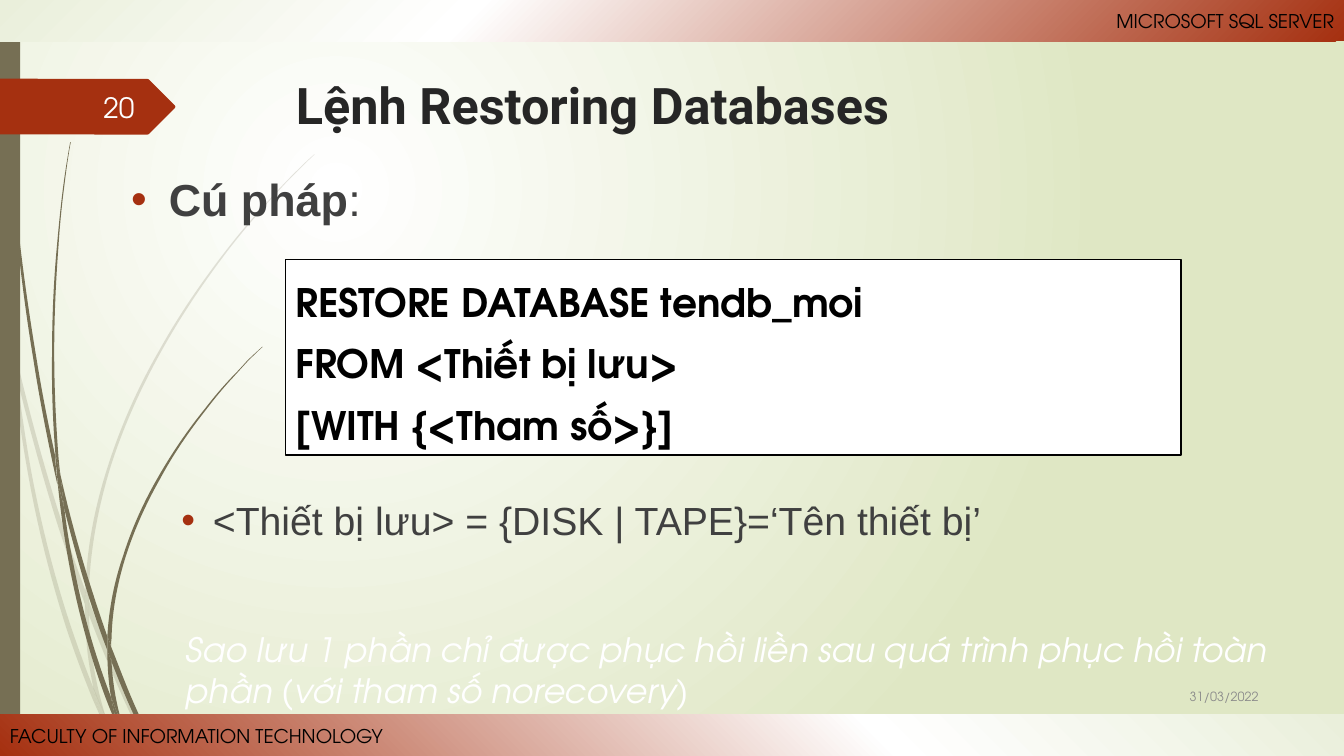
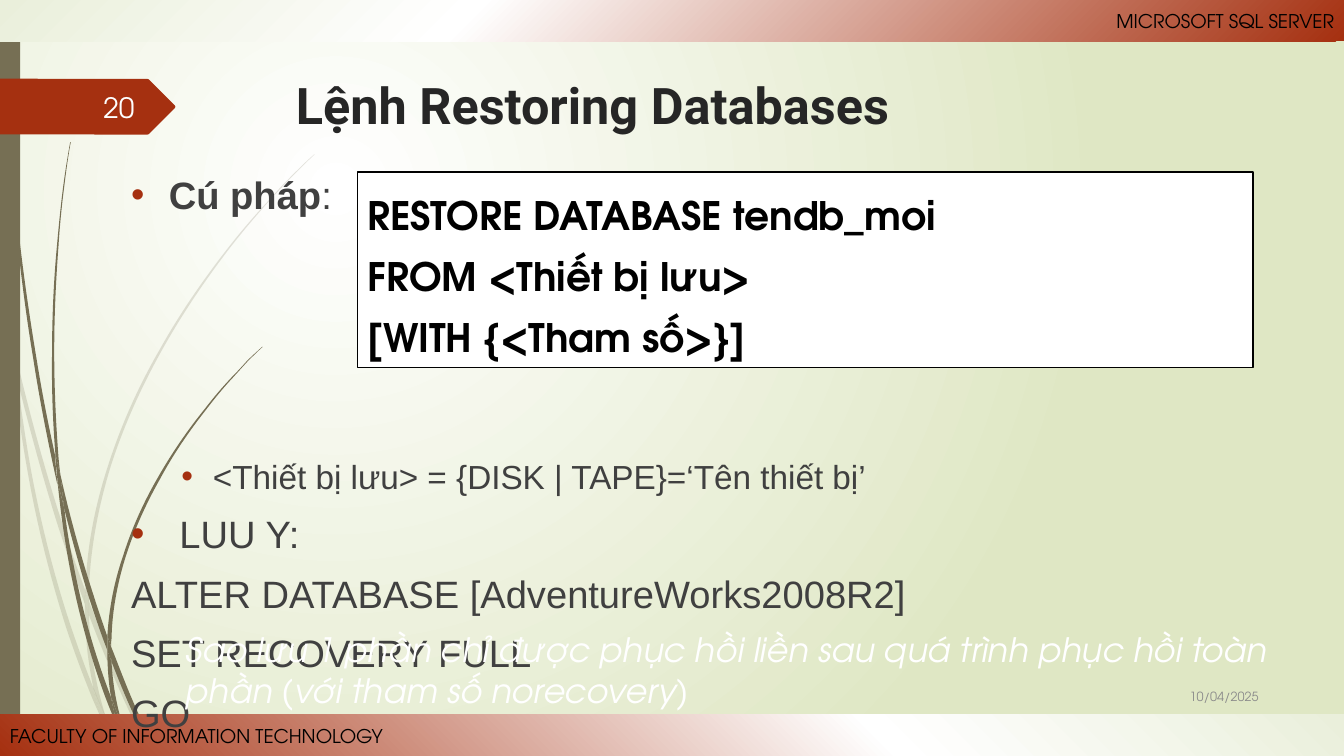
Before and after one commit to Anlh-ogr/SQL_database, a slide deck: slide 20 of doc/Document/Powerpoint/C11_backupRestore.pptx. Drawn at 1344x756 pixels with LibreOffice and Linux fonts; fonts in the diff are those of the drawing. Boxes give left, top, right and bottom in pixels: in the first picture for what was removed or moved away, otherwise in the second. Text is boxed around its words. In the diff, an @@ line names an element or a change of style, - is before the commit and + after.

```diff
--- a/doc/Document/Powerpoint/C11_backupRestore.pptx
+++ b/doc/Document/Powerpoint/C11_backupRestore.pptx
@@ rectangle "RESTORE DATABASE tendb_moi": place and size @@
-rectangle "RESTORE DATABASE tendb_moi" at (285, 259, 1182, 455)
+rectangle "RESTORE DATABASE tendb_moi" at (358, 172, 1254, 368)
@@ text at (169, 181, 865, 495): size 32 to 27.2 pt in "Cú pháp:"; size 28 to 23.8 pt in "<Thiết bị lưu> = {DISK | TAPE}=‘Tên ..." @@
@@ text at (131, 522, 906, 735): paragraphs added @@
+• LUU Y:
+ALTER DATABASE [AdventureWorks2008R2]
+SET RECOVERY FULL
+GO
@@ text at (1190, 691, 1259, 703): text changed @@
-31/03/2022
+10/04/2025
```
Also in this commit, not shown: 21 other slides changed.
